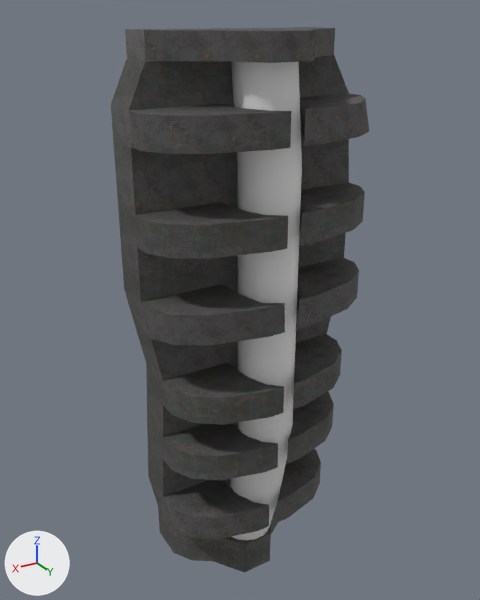
An edit to the FBX model data/models/health_rig.FBX, drawn before and after from the same camera.
Both versions are drawn from a 50 mm camera at (0.142, 0.251, 0.257) aimed at (0.001, 0.016, 0.14). Lighting does not change. The marker at lower left points along +X, +Y and +Z. Where no turn or scale is listed for an object, it has been applied to the vertices.

Objects in the first picture: 'Box001', 'HealthCylinder'.
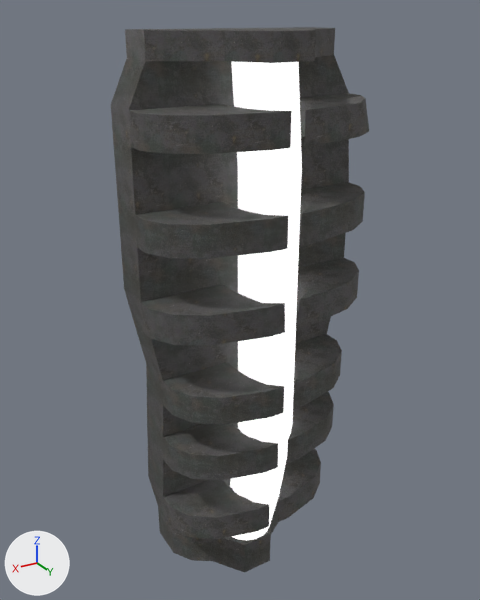
What changed in the scene script:
```text
Add img_emission_png:
    img_emission_png = load_image('emission.png', 'emission.png', 1, 1, 'sRGB')
Add mat_material__25:
    mat_material__25 = bpy.data.materials.new('Material #25')
    # colours: grey #bcbcbc
    # uses the picture img_emission_png
Change me_mesh_001:
    where me_mesh_001.from_pydata(...)  # 126 vertices, 216 faces; spans x -0.012..0.012, y -0.032..0.012, z 0.0..0.239
    add me_mesh_001.materials.append(mat_material__25)
```

What differs and where, as boxes (x1, y1, x2, y2) in the pictures (480 x 600 px):
'HealthCylinder', recoloured (grey to white)
    both: (230, 61, 302, 541)
